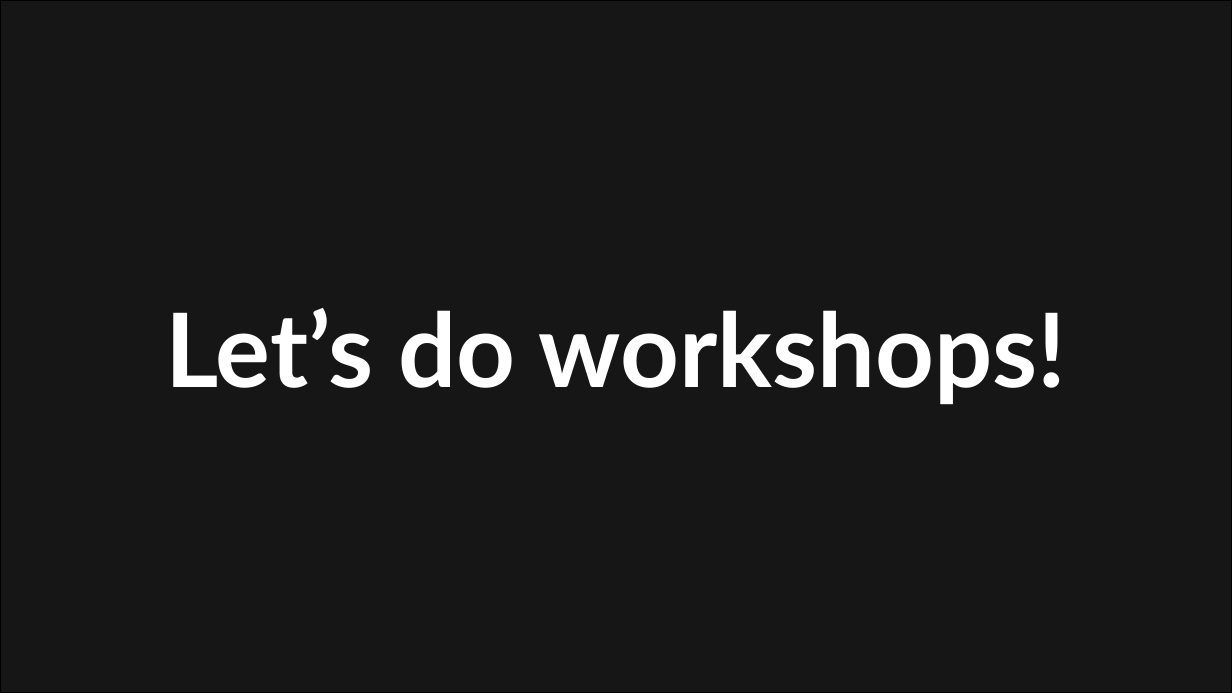
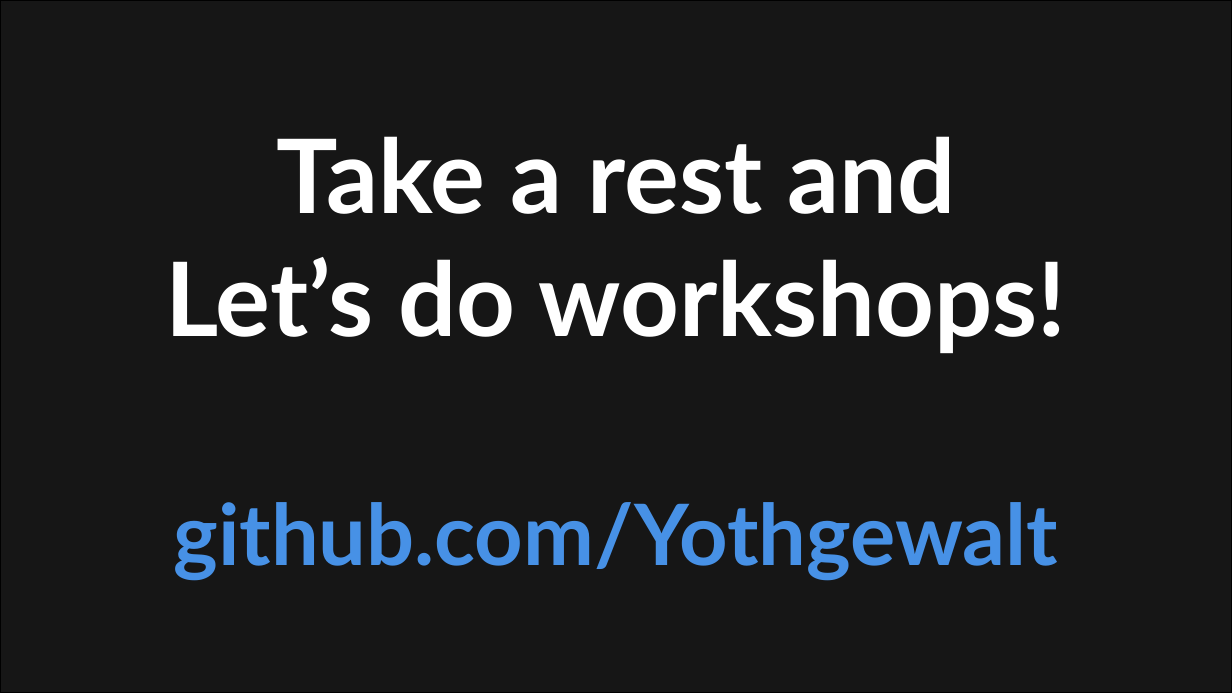
Before and after one commit to yothgewalt/the-modern-data-management-with-kafka, a slide deck: slide 23 of the_modern_data_management_platform.pptx. Drawn at 1232x693 pixels with LibreOffice and Linux fonts; fonts in the diff are those of the drawing. Boxes give left, top, right and bottom in pixels: in the first picture for what was removed or moved away, otherwise in the second. Text is boxed around its words. In the diff, an @@ line names an element or a change of style, - is before the commit and + after.

```diff
--- a/the_modern_data_management_platform.pptx
+++ b/the_modern_data_management_platform.pptx
@@ text in rectangle at (x1=276, y1=136, x2=955, y2=214): paragraph added @@
+Take a rest and
@@ text in rectangle at (x1=173, y1=502, x2=1058, y2=581): paragraph added @@
+github.com/Yothgewalt
```
Also in this commit, not shown: 3 other slides changed.
